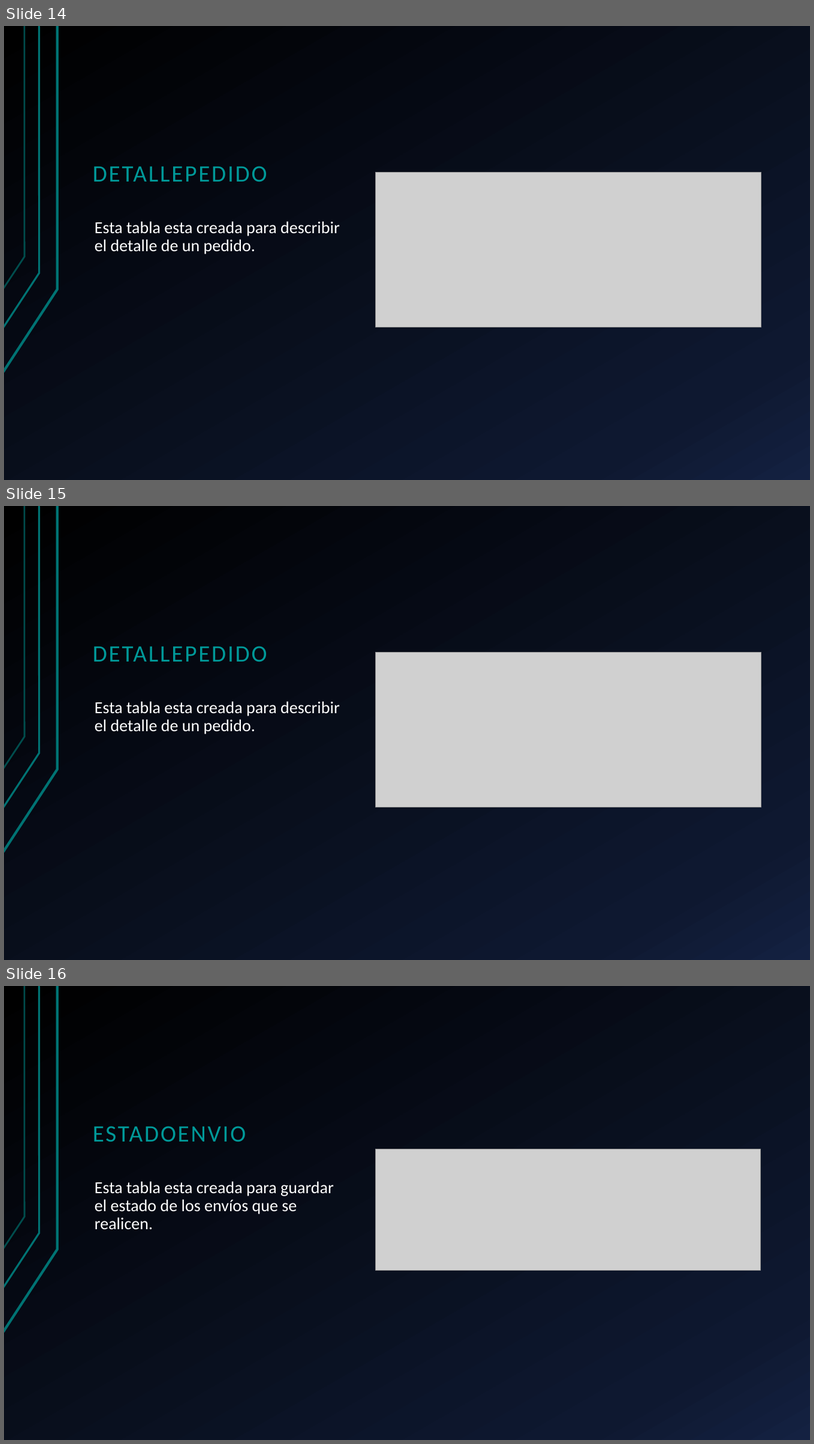
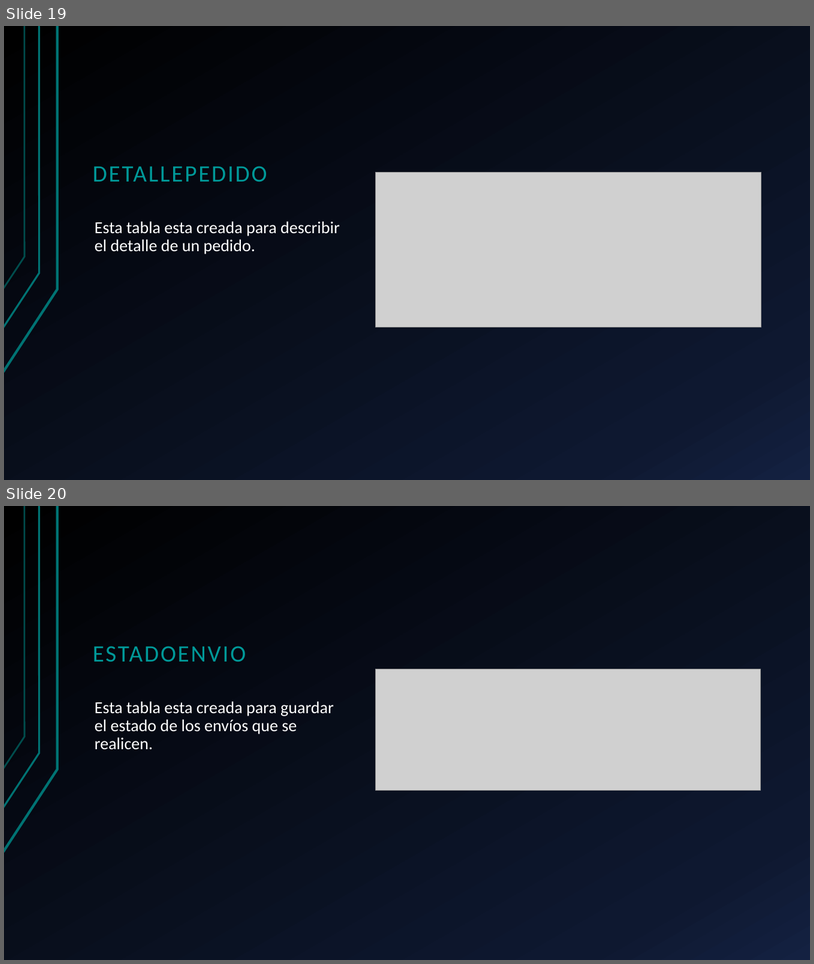
Before and after one commit to hferrer08/BDEcommerce, a slide deck: EcommerceVideojuegos+HubertFerrer.pptx. Shown one above the other, each under a label of ours: slides 14, 15 and 16 before the commit, slides 19 and 20 after it. The pictures are 814x1444 and 814x964 pixels, drawn with LibreOffice and Linux fonts; fonts in the diff are those of the drawing; grey boxes stand for pictures. Boxes give left, top, right and bottom in pixels: in the first picture for what was removed or moved away, otherwise in the second. Text is boxed around its words. In the diff, an @@ line names an element or a change of style, - is before the commit and + after.

```diff
--- a/EcommerceVideojuegos+HubertFerrer.pptx
+++ b/EcommerceVideojuegos+HubertFerrer.pptx
@@ slide 15 removed at (4,506,810,960), background gradient #000000 to #0F1931 to #142242; not listed: 3 template elements that a slide beside it also shows @@
@@ title removed at (93,646,267,661) @@
-DETALLEPEDIDO
@@ picture removed at (375,652,761,807) @@
@@ text removed at (95,701,340,734) @@
-Esta tabla esta creada para describir el detalle de un pedido.
@@ what was slide 14 is now slide 19 @@
@@ what was slide 16 is now slide 20 @@
```
Also in this commit, not shown: 5 slides changed, 7 slides added, 10 other files.
